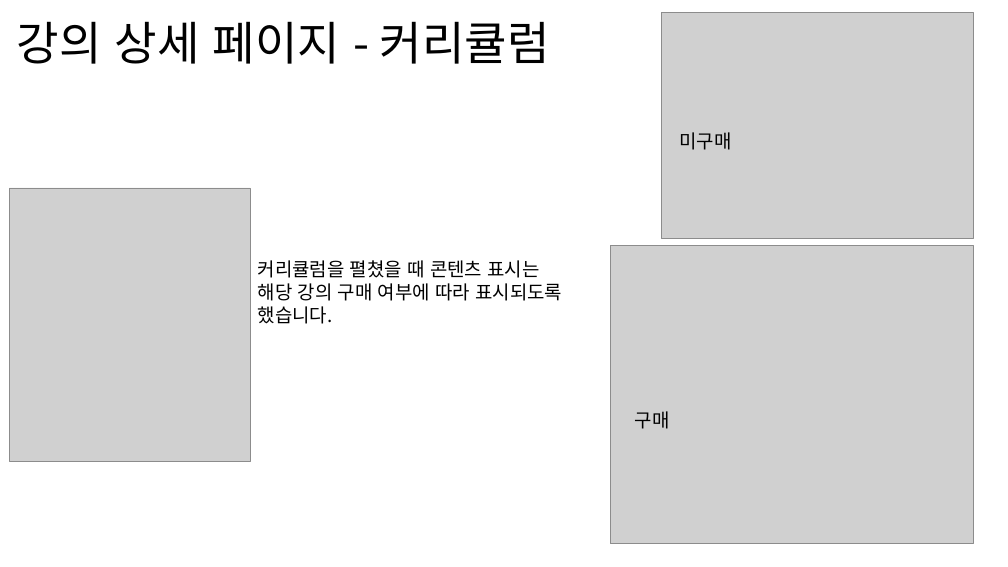
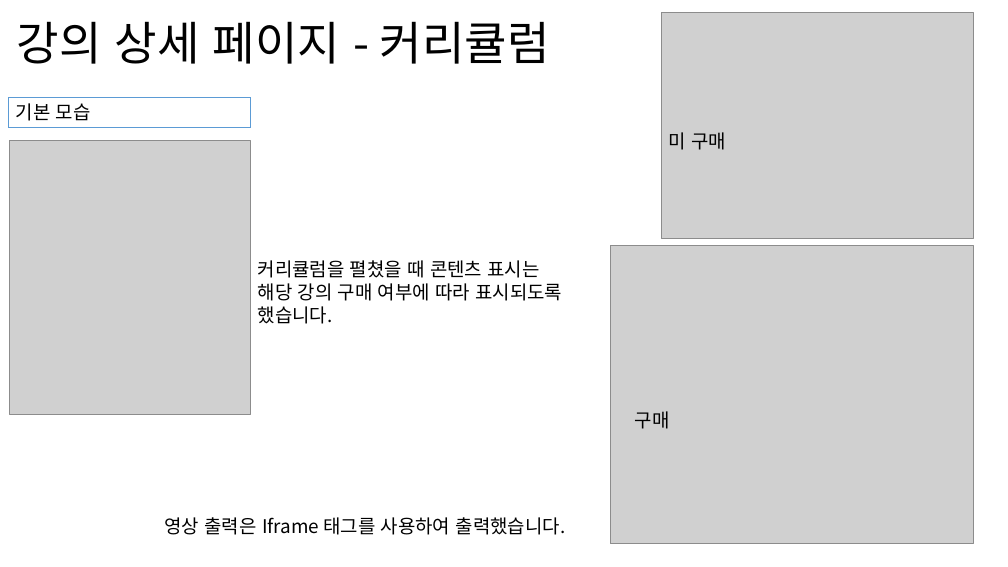
Before and after one commit to NALASAI/SelfIntroduction, a slide deck: slide 16 of 1조 project 포트폴리오(이력서용).pptx (slide 14 before the commit). Drawn at 1008x567 pixels with LibreOffice and Linux fonts; fonts in the diff are those of the drawing; grey boxes stand for pictures. Boxes give left, top, right and bottom in pixels: in the first picture for what was removed or moved away, otherwise in the second. Text is boxed around its words. In the diff, an @@ line names an element or a change of style, - is before the commit and + after.

```diff
--- a/1조 project 포트폴리오(이력서용).pptx
+++ b/1조 project 포트폴리오(이력서용).pptx
@@ rectangle added at (8,97,250,127), outline #5B9BD5 0.75 pt, 18 pt, text #000000 @@
+기본 모습
@@ picture: place and size @@
-picture at (9,188,250,461)
+picture at (9,141,250,414)
@@ text at (669,132,726,150): spaces changed @@
-미구매
+미 구매
@@ text added at (165,517,566,535), 18 pt, text #000000 @@
+영상 출력은 Iframe 태그를 사용하여 출력했습니다.
```
Also in this commit, not shown: 7 other slides changed, 6 slides added, 1 slide removed, 1 other file.
